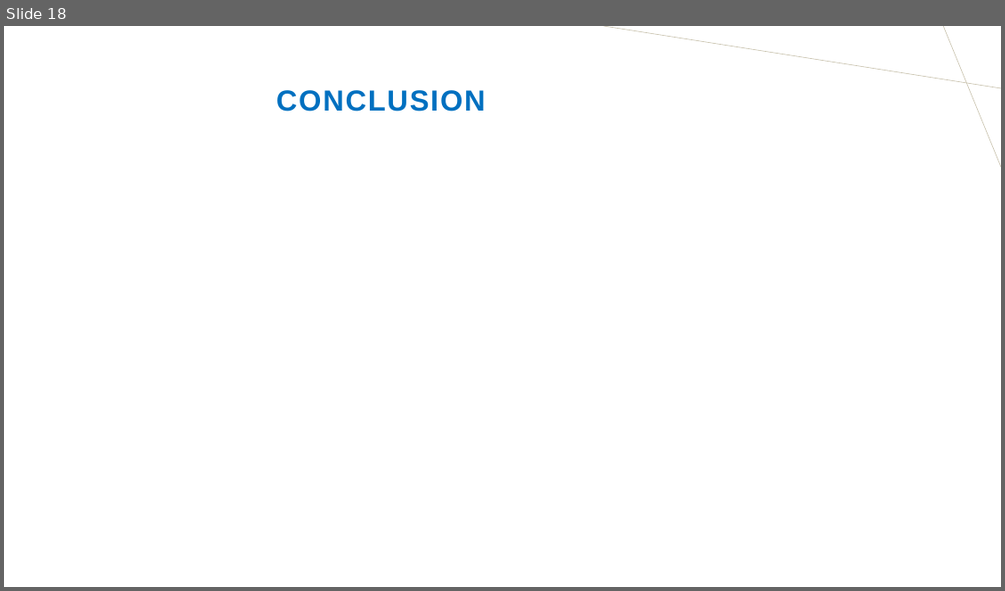
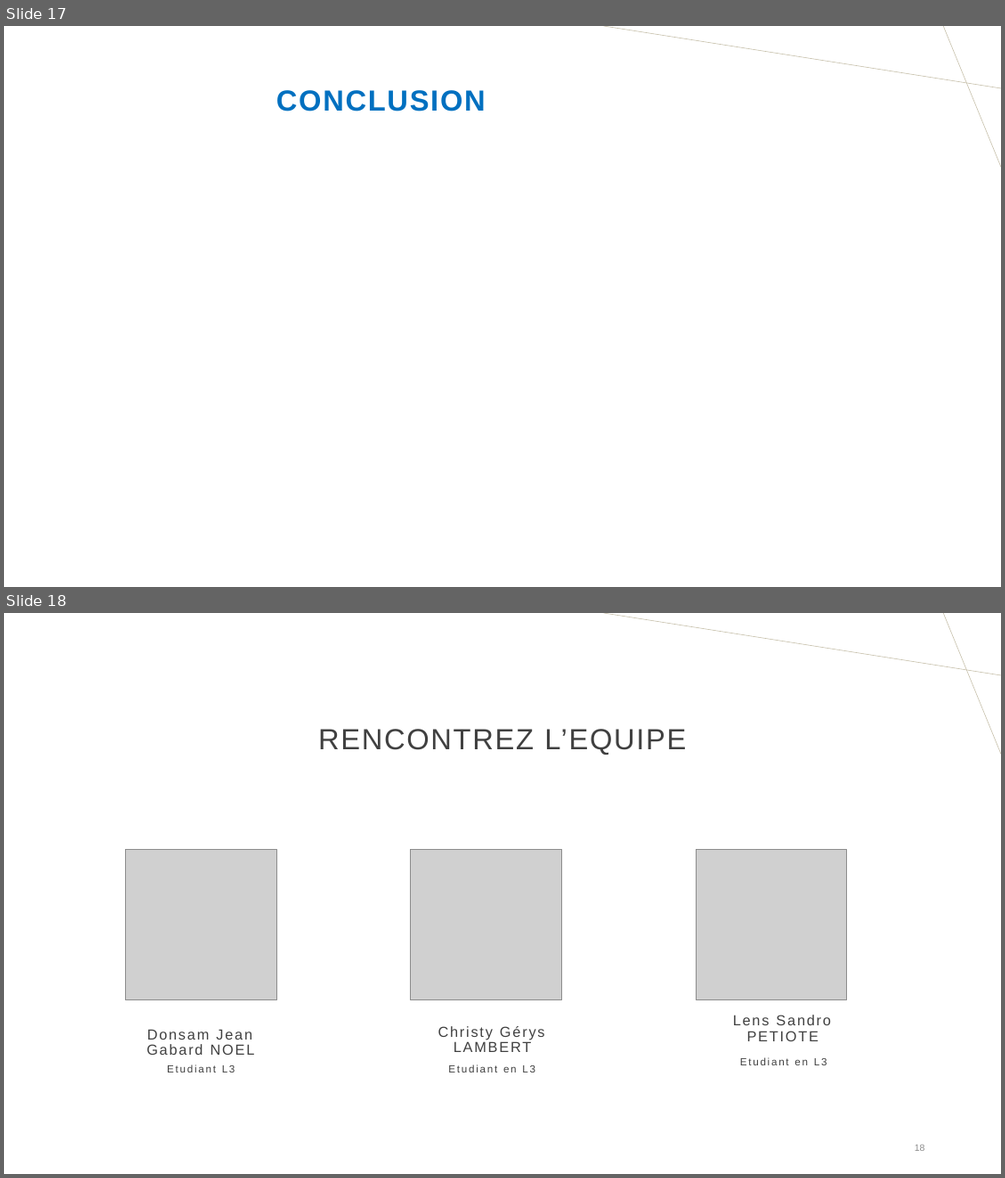
Before and after one commit to Christyy2/Projet-Final-ASI, a slide deck: Présentation-ASI.pptx. Shown one above the other, each under a label of ours: slide 18 before the commit, slides 17 and 18 after it. The pictures are 1005x591 and 1005x1178 pixels, drawn with LibreOffice and Linux fonts; fonts in the diff are those of the drawing; grey boxes stand for pictures. Boxes give left, top, right and bottom in pixels: in the first picture for what was removed or moved away, otherwise in the second. Text is boxed around its words. In the diff, an @@ line names an element or a change of style, - is before the commit and + after.

```diff
--- a/Présentation-ASI.pptx
+++ b/Présentation-ASI.pptx
@@ slide 18 added at (4,613,1001,1174), background #FFFFFF; not listed: 2 template elements that a slide beside it also shows @@
@@ title added at (318,729,686,755), 28 pt, text #404040 @@
+RENCONTREZ L’EQUIPE
@@ picture added at (126,850,277,1000) @@
@@ picture added at (411,850,562,1000) @@
@@ picture added at (696,850,847,1000) @@
@@ text added at (146,1029,255,1054), 14 pt, text #404040 @@
+Donsam Jean Gabard NOEL
@@ text added at (438,1026,545,1040), 14 pt, text #404040 @@
+Christy Gérys LAMBERT
@@ text added at (733,1014,830,1041), 14 pt, text #404040 @@
+Lens Sandro PETIOTE
@@ text added at (167,1064,235,1072), 10 pt, text #404040 @@
+Etudiant L3
@@ text added at (448,1064,535,1072), 10 pt, text #404040 @@
+Etudiant en L3
@@ text added at (740,1057,827,1065), 10 pt, text #404040 @@
+Etudiant en L3
@@ page number added at (914,1144,925,1151), 9 pt, text #8C8C8C @@
+18
@@ what was slide 18 is now slide 17 @@
```
Also in this commit, not shown: 2 slides removed.
